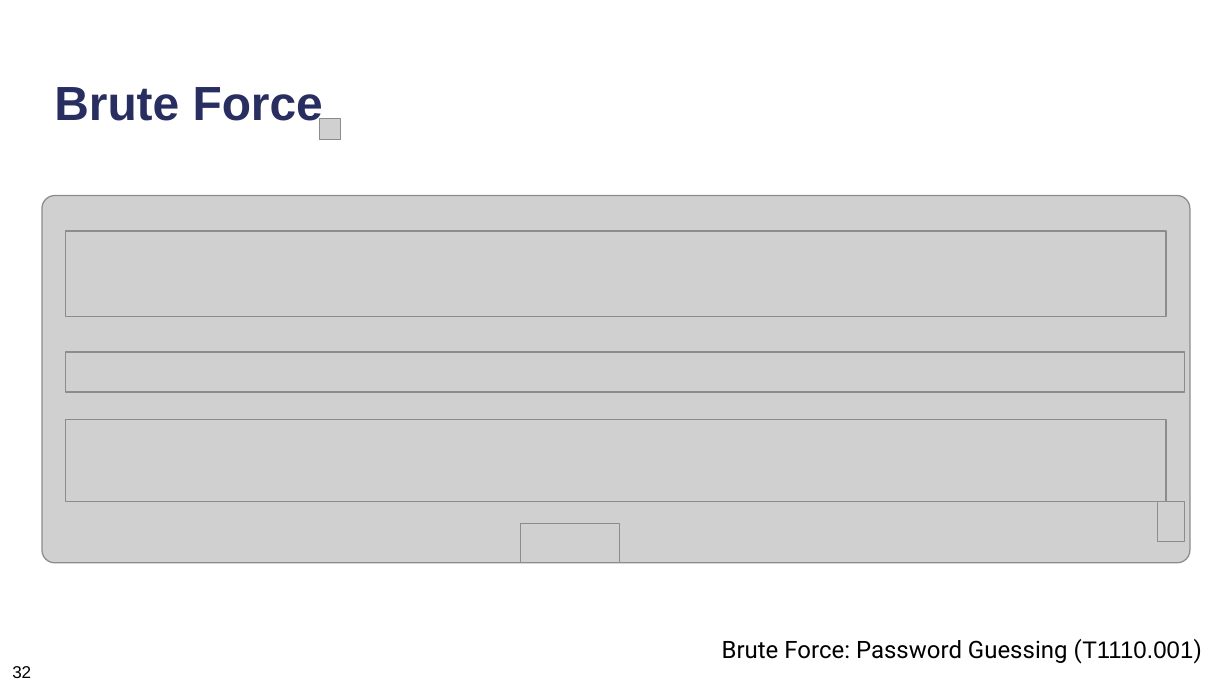
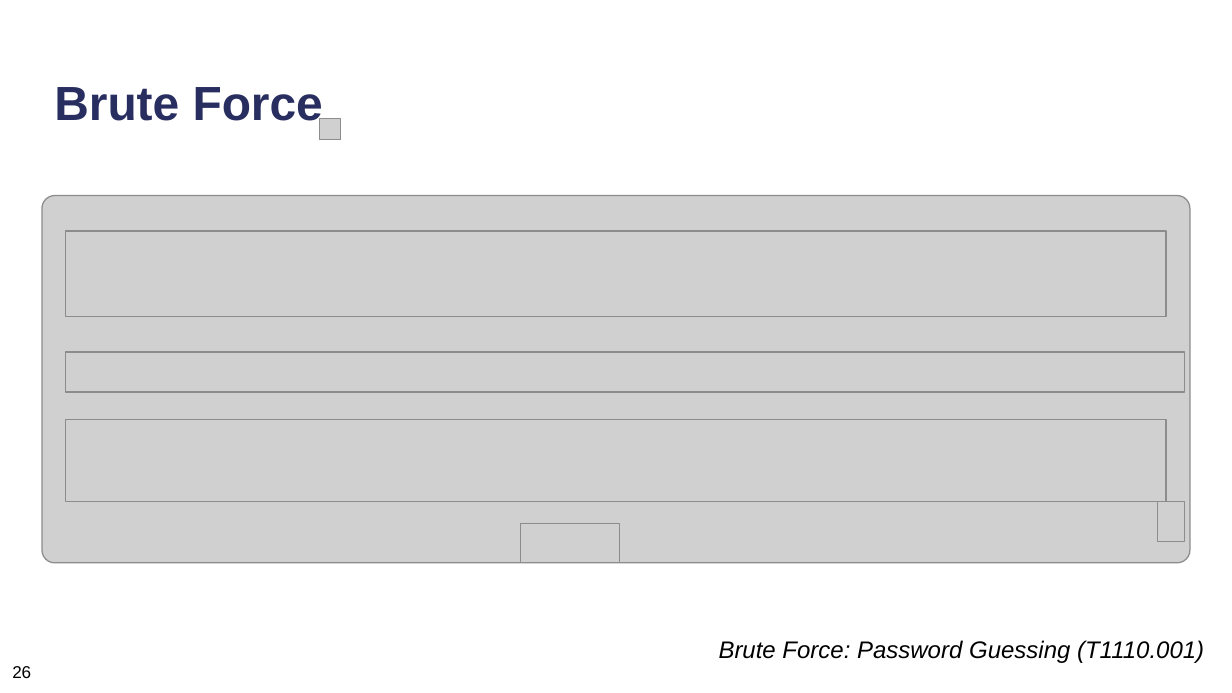
Before and after one commit to neubert-simon/auv-final-report, a slide deck: slide 42 of Final Presentation/ICS_Praesentationsfolien.pptx (slide 43 before the commit). Drawn at 1232x693 pixels with LibreOffice and Linux fonts; fonts in the diff are those of the drawing; grey boxes stand for pictures. Boxes give left, top, right and bottom in pixels: in the first picture for what was removed or moved away, otherwise in the second. Text is boxed around its words. In the diff, an @@ line names an element or a change of style, - is before the commit and + after.

```diff
--- a/Final Presentation/ICS_Praesentationsfolien.pptx
+++ b/Final Presentation/ICS_Praesentationsfolien.pptx
@@ text "Brute Force: Password Guessing (T1110.001)" at box(719, 640, 1204, 663): font Roboto to Arial in "Brute Force: Password Guessing (T1110.001)"; italic on @@
@@ text at box(12, 666, 31, 678): text changed @@
-32
+26
```
Also in this commit, not shown: 58 other slides changed, 1 slide removed, 5 other files.
